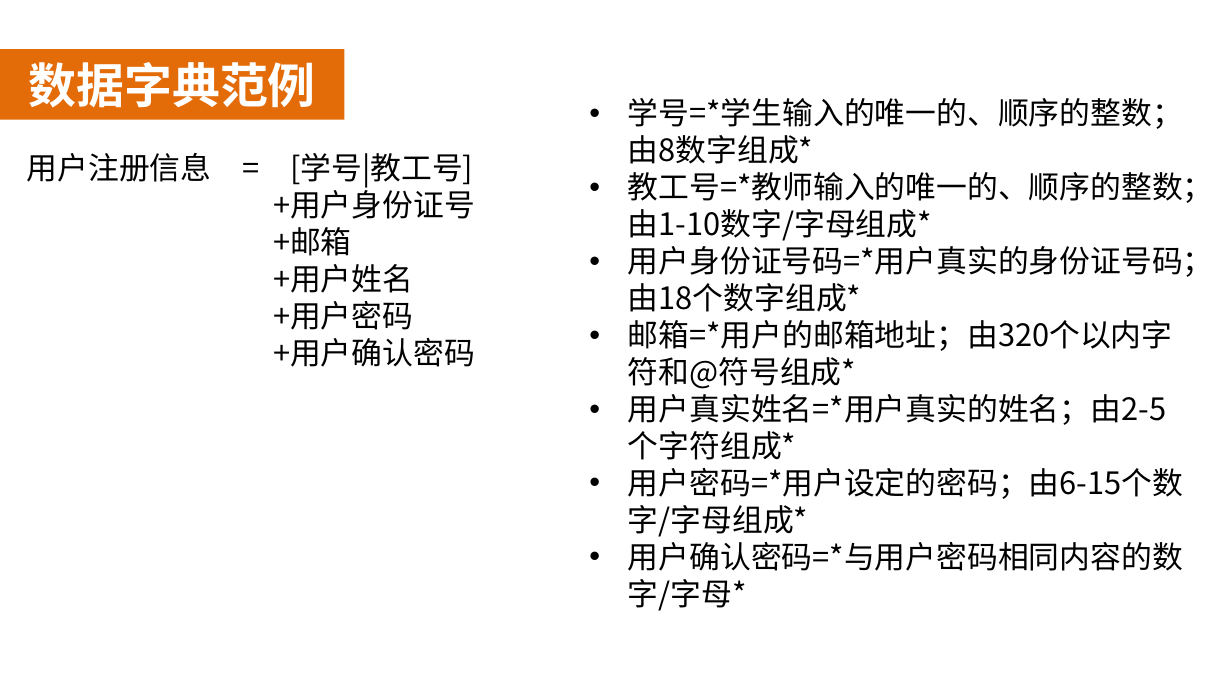
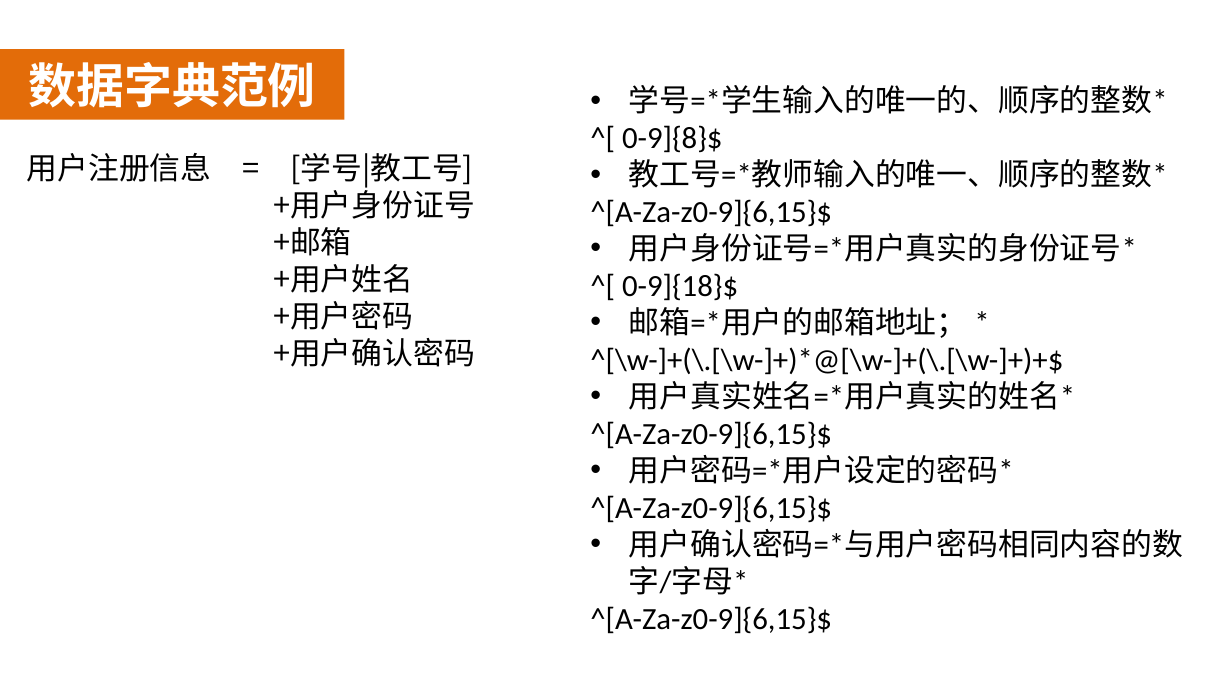
Before and after one commit to PRD2018-G13/PRD2018-G13, a slide deck: slide 34 of 软件工程系列课程教学辅助网站/非受控文档/分析设计/需求规格说明书/PRD2018-G13-SRS里程碑评审.pptx. Drawn at 1232x693 pixels with LibreOffice and Linux fonts; fonts in the diff are those of the drawing; background and template pictures are left out. Boxes give left, top, right and bottom in pixels: in the first picture for what was removed or moved away, otherwise in the second. Text is boxed around its words. In the diff, an @@ line names an element or a change of style, - is before the commit and + after.

```diff
--- a/软件工程系列课程教学辅助网站/非受控文档/分析设计/需求规格说明书/PRD2018-G13-SRS里程碑评审.pptx
+++ b/软件工程系列课程教学辅助网站/非受控文档/分析设计/需求规格说明书/PRD2018-G13-SRS里程碑评审.pptx
@@ text "学号=*学生输入的唯一的、顺序的整数*": place and size @@
-text "学号=*学生输入的唯一的、顺序的整数*" at (628, 98, 1214, 611)
+text "学号=*学生输入的唯一的、顺序的整数*" at (590, 85, 1183, 634)
@@ text at (590, 85, 1168, 523): text changed; font Noto Sans CJK SC to Calibri @@
-• 学号=*学生输入的唯一的、顺序的整数；由8数字组成*
-• 教工号=*教师输入的唯一的、顺序的整数；由1-10数字/字母组成*
-• 用户身份证号码=*用户真实的身份证号码；由18个数字组成*
-• 邮箱=*用户的邮箱地址；由320个以内字符和@符号组成*
-• 用户真实姓名=*用户真实的姓名；由2-5个字符组成*
-• 用户密码=*用户设定的密码；由6-15个数字/字母组成*
+• 学号=*学生输入的唯一的、顺序的整数*
+^[ 0-9]{8}$
+• 教工号=*教师输入的唯一、顺序的整数*
+^[A-Za-z0-9]{6,15}$
+• 用户身份证号=*用户真实的身份证号*
+^[ 0-9]{18}$
+• 邮箱=*用户的邮箱地址； *
+^[\w-]+(\.[\w-]+)*@[\w-]+(\.[\w-]+)+$
+• 用户真实姓名=*用户真实的姓名*
+^[A-Za-z0-9]{6,15}$
+• 用户密码=*用户设定的密码*
+^[A-Za-z0-9]{6,15}$
@@ text at (629, 529, 1183, 595): font Noto Sans CJK SC to Calibri in "用户确认密码=*与用户密码相同内容的数字/字母*" @@
@@ text at (590, 606, 832, 634): paragraph added @@
+^[A-Za-z0-9]{6,15}$
```
Also in this commit, not shown: 3 other slides changed.
